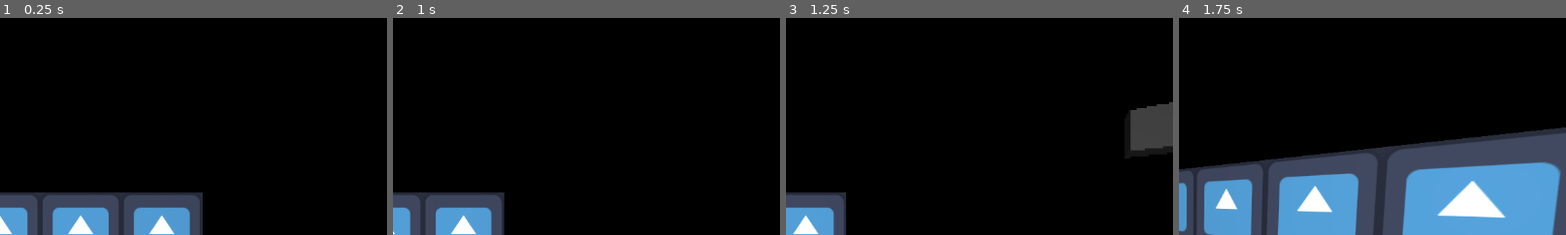
Above: before the commit, frames 1-4 (left to right).
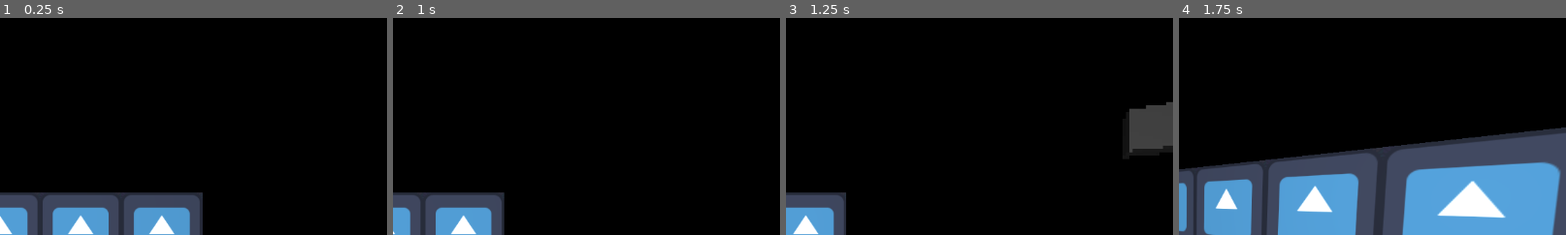
Above: after the commit, the same moments.

Repository: brantagames/noise-shader
Game: Godot game, scene res://main.tscn
Same seed, same stepped clock (60 frames per second), same inputs: the game is played once before the commit and once after it. The engine's default icon, where the game draws it, is replaced by a stand-in: a white triangle on a blue panel in a dark square.
Inputs (mouse positions are % of the whole screen's width and height, from its top left):
- Up to frame 1 (0.25 s): no input
- Up to frame 2 (1 s): tap Enter at 0.5 s; move the mouse to (72, 45) at 0.52 s; hold D (move_right) from 0.53 s (still down); hold X (func_clear_noise) from 0.53 s (still down); click (72, 45) at 0.67 s
- Up to frame 3 (1.25 s): keep holding D (move_right); keep holding X (func_clear_noise)
- Up to frame 4 (1.75 s): move the mouse to (45, 50) at 1.27 s; release D (move_right) at 1.28 s; release X (func_clear_noise) at 1.28 s; hold W (move_up) from 1.28 s (still down); tap R (func_randomize_noise) at 1.35 s
The pictures show only the part of the screen within x 50-100%, y 2-52%; the shares and areas given below are measured in that part.

Frames 1-2 are identical in both runs. In frame 3, 0.1% of the frame differs, in the area x 88-99%, y 38-63%; in frame 4, nothing differs.

Commit message:
make noise pixels larger

Diff:
--- a/player.tscn
+++ b/player.tscn
@@ -48,11 +48,11 @@
 grow_horizontal = 2
 grow_vertical = 2
 stretch = true
-stretch_shrink = 3
+stretch_shrink = 5
 
 [node name="NoiseViewport" type="SubViewport" parent="CanvasLayer/NoiseContainer"]
 handle_input_locally = false
-size = Vector2i(384, 216)
+size = Vector2i(230, 129)
 render_target_update_mode = 4
 
 [node name="NoiseCamera" type="Camera3D" parent="CanvasLayer/NoiseContainer/NoiseViewport"]
